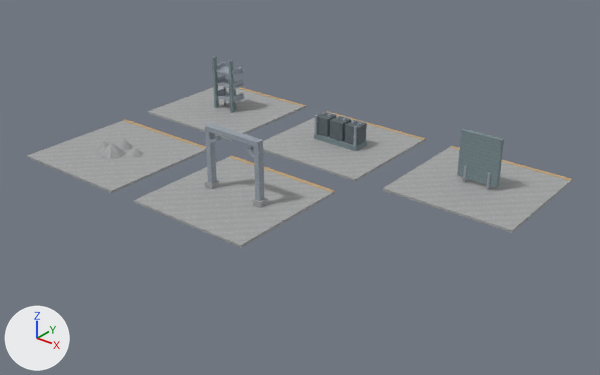
The glTF model development/levels/primitive-props-v1/site-kits/level_blockout_kit_wld_18_p06.glb as it was, and as the next commit left it.
Before and after are seen from a camera (50 mm lens) standing at (20.5, -25.0, 14.7) and looking at (0.8, -0.5, -0.6). The lights are fixed; the arrows at lower left show +X, +Y and +Z. The older version comes first. Vertices at exactly the same position are counted once.

The first picture shows 'level_blockout_kit_wld_18_p06'.
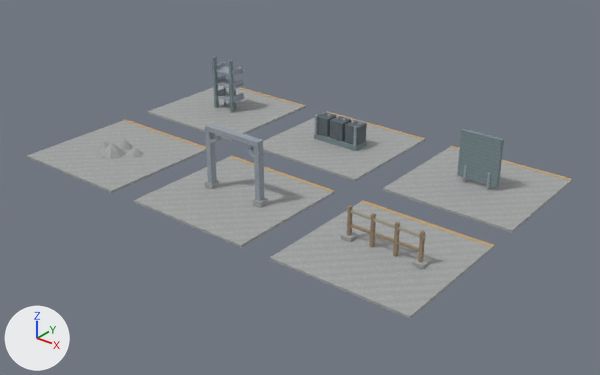
Boxes (x1, y1, x2, y2) around the edits, measured in the pictures (600 x 375 px):
'level_blockout_kit_wld_18_p06', reshaped (38% taller): before (27, 56, 573, 247); after (27, 56, 573, 319)
part 1 of me_site_cinder_6_map_kit_contact_room, added: after (270, 202, 495, 319)
part 2 of me_site_cinder_6_map_kit_contact_room, added: after (341, 231, 357, 242)
part 3 of me_site_cinder_6_map_kit_contact_room, added: after (412, 258, 429, 269)
part 4 of me_site_cinder_6_map_kit_contact_room, added: after (361, 200, 494, 247)
part 5 of me_site_cinder_6_map_kit_contact_room, added: after (347, 205, 353, 236)
part 6 of me_site_cinder_6_map_kit_contact_room, added: after (370, 213, 376, 248)
part 7 of me_site_cinder_6_map_kit_contact_room, added: after (393, 222, 400, 257)
part 8 of me_site_cinder_6_map_kit_contact_room, added: after (418, 230, 425, 262)
part 9 of me_site_cinder_6_map_kit_contact_room, added: after (350, 224, 424, 253)
part 10 of me_site_cinder_6_map_kit_contact_room, added: after (347, 209, 426, 239)

The change, as a list of edits to the scene's bpy script:
```text
Add img_image_7:
    img_image_7 = load_image('Image_7', '_unpacked/Image_7', 32, 32, 'sRGB')
Add img_image_6:
    img_image_6 = load_image('Image_6', '_unpacked/Image_6', 32, 32, 'sRGB')
Add mat_blockout_canvas:
    mat_blockout_canvas = bpy.data.materials.new('blockout_canvas')
    # colours: grey #b6b3a2
    # uses the picture img_image_7
Add mat_blockout_wood:
    mat_blockout_wood = bpy.data.materials.new('blockout_wood')
    # colours: beige #a89379
    # uses the picture img_image_6
Change me_site_cinder_6_map_kit_contact_room:
    used by ob_level_blockout_kit_wld_18_p06; location = (0.0, 0.0, 0.0)
    remove me_site_cinder_6_map_kit_contact_room.from_pydata(...)  # 798 vertices, 1336 faces; spans x -9.8..9.8, y -6.3..6.3, z -0.1..2.7
    add me_site_cinder_6_map_kit_contact_room.from_pydata(...)  # 878 vertices, 1456 faces; spans x -9.8..9.8, y -6.3..6.3, z -0.1..2.7
    me_site_cinder_6_map_kit_contact_room part 1: a new loose piece, a box spanning x 4.175..9.825, y -6.3..-0.7, z -0.11..-0.01, in mat_blockout_stone
    me_site_cinder_6_map_kit_contact_room part 2: a new loose piece, a box spanning x 5.3..5.72, y -3.71..-3.29, z 0.0..0.14, in mat_blockout_stone
    me_site_cinder_6_map_kit_contact_room part 3: a new loose piece, a box spanning x 8.28..8.7, y -3.71..-3.29, z 0.0..0.14, in mat_blockout_stone
    me_site_cinder_6_map_kit_contact_room part 4: a new loose piece, a box spanning x 4.175..9.825, y -0.89..-0.71, z -0.013..0.002, in mat_blockout_accent
    me_site_cinder_6_map_kit_contact_room part 5: a new loose piece, a box spanning x 5.46..5.58, y -3.57..-3.43, z 0.0..1.28, in mat_blockout_wood
    me_site_cinder_6_map_kit_contact_room part 6: a new loose piece, a box spanning x 6.45..6.57, y -3.57..-3.43, z 0.0..1.28, in mat_blockout_wood
    me_site_cinder_6_map_kit_contact_room part 7: a new loose piece, a box spanning x 7.43..7.55, y -3.57..-3.43, z 0.0..1.28, in mat_blockout_wood
    me_site_cinder_6_map_kit_contact_room part 8: a new loose piece, a box spanning x 8.42..8.54, y -3.57..-3.43, z 0.0..1.28, in mat_blockout_wood
    me_site_cinder_6_map_kit_contact_room part 9: a new loose piece, a box spanning x 5.43..8.57, y -3.55..-3.45, z 0.5..0.58, in mat_blockout_wood
    me_site_cinder_6_map_kit_contact_room part 10: a new loose piece, a box spanning x 5.43..8.57, y -3.56..-3.44, z 1.06..1.16, in mat_blockout_canvas
    add me_site_cinder_6_map_kit_contact_room.materials.append(mat_blockout_wood)
    add me_site_cinder_6_map_kit_contact_room.materials.append(mat_blockout_canvas)
```
